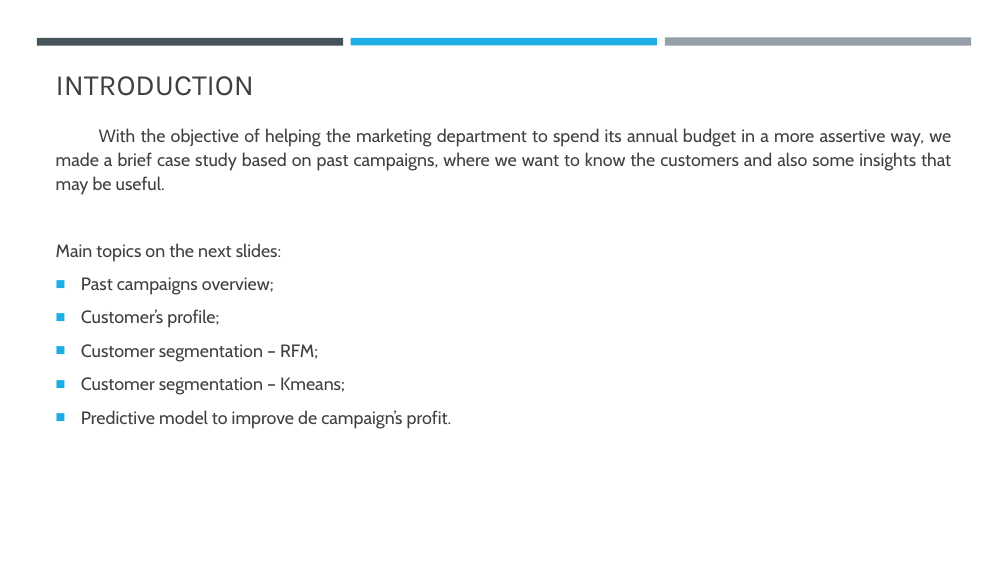
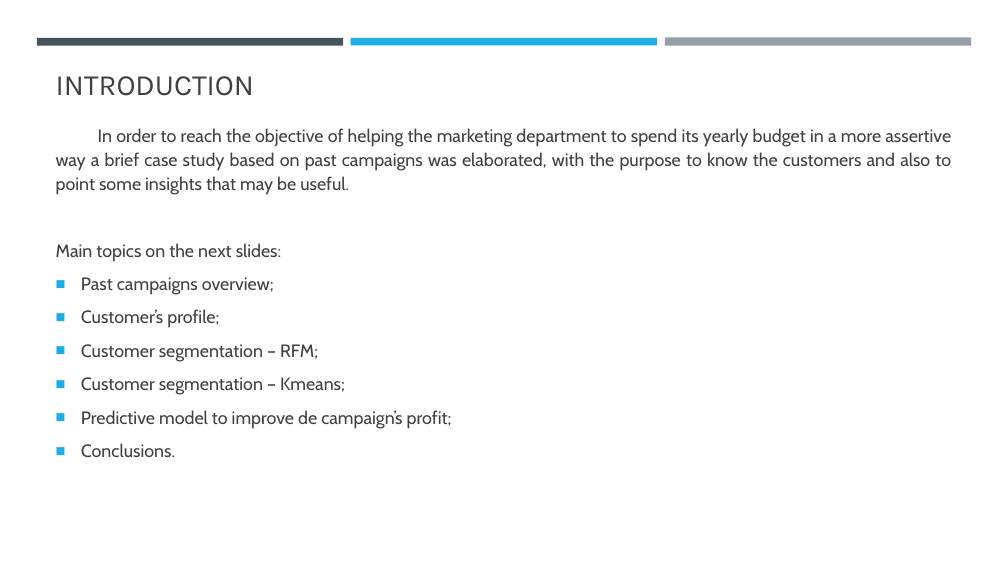
Before and after one commit to fpmacedo/ifood_data_analyst_test, a slide deck: slide 2 of iFood Data Business Analyst Case.pptx. Drawn at 1008x567 pixels with LibreOffice and Linux fonts; fonts in the diff are those of the drawing. Boxes give left, top, right and bottom in pixels: in the first picture for what was removed or moved away, otherwise in the second. Text is boxed around its words. In the diff, an @@ line names an element or a change of style, - is before the commit and + after.

```diff
--- a/iFood Data Business Analyst Case.pptx
+++ b/iFood Data Business Analyst Case.pptx
@@ text at <box>56,128,951,195</box>: text changed @@
-With the objective of helping the marketing department to spend its annual budget in a more assertive way, we made a brief case study based on past campaigns, where we want to know the customers and also some insights that may be useful.
+In order to reach the objective of helping the marketing department to spend its yearly budget in a more assertive way a brief case study based on past campaigns was elaborated, with the purpose to know the customers and also to point some insights that may be useful.
@@ text at <box>81,410,452,457</box>: text changed @@
-■ Predictive model to improve de campaign’s profit.
+■ Predictive model to improve de campaign’s profit;
+■ Conclusions.
```
Also in this commit, not shown: 6 other slides changed, 1 slide added, 2 slides removed, 2 other files.
